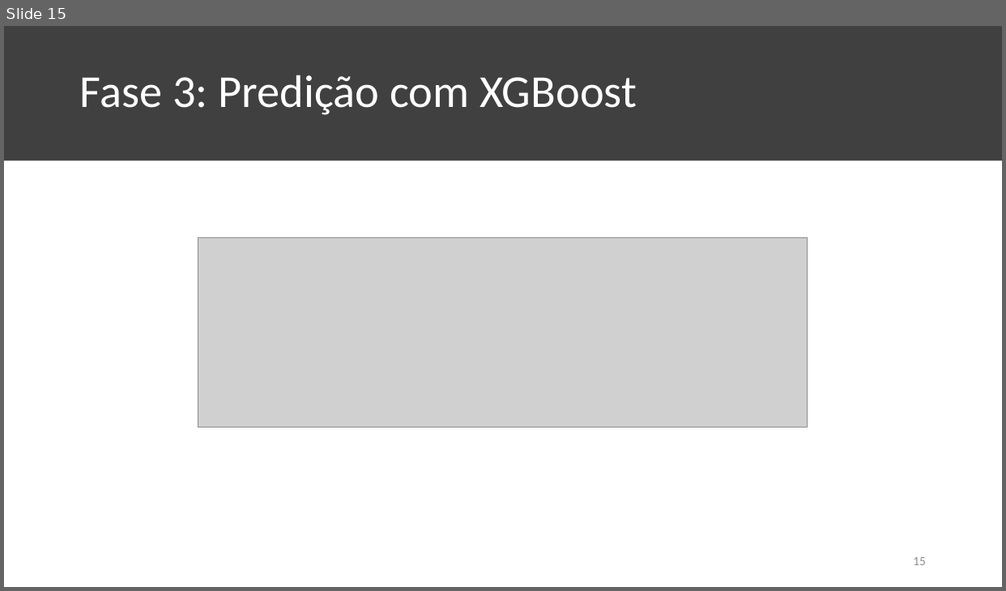
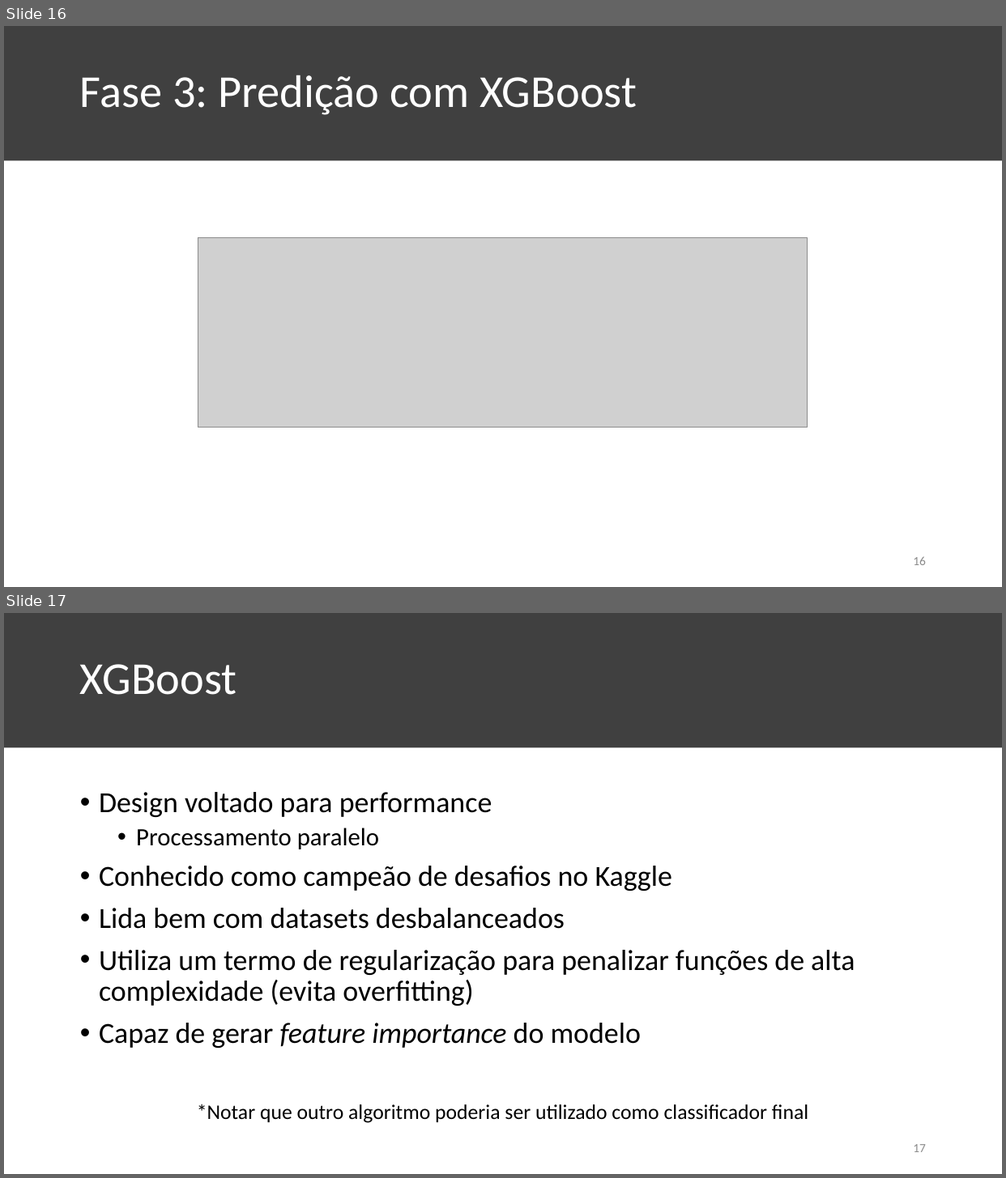
Before and after one commit to KaioAlex/DigitalSecurity, a slide deck: XGBOD-Seminar/XGBOD Seminar.pptx. Shown one above the other, each under a label of ours: slide 15 before the commit, slides 16 and 17 after it. The pictures are 1006x591 and 1006x1178 pixels, drawn with LibreOffice and Linux fonts; fonts in the diff are those of the drawing; grey boxes stand for pictures. Boxes give left, top, right and bottom in pixels: in the first picture for what was removed or moved away, otherwise in the second. Text is boxed around its words. In the diff, an @@ line names an element or a change of style, - is before the commit and + after.

```diff
--- a/XGBOD-Seminar/XGBOD Seminar.pptx
+++ b/XGBOD-Seminar/XGBOD Seminar.pptx
@@ slide 17 added at <box>4,613,1002,1174</box>, background #FFFFFF; not listed: 1 template element that a slide beside it also shows @@
@@ title added at <box>80,664,237,695</box>, 44 pt, text #FFFFFF @@
+XGBoost
@@ text added at <box>99,792,854,1123</box>, 28 pt, text #000000 @@
+• Design voltado para performance
+  • Processamento paralelo
+• Conhecido como campeão de desafios no Kaggle
+• Lida bem com datasets desbalanceados
+• Utiliza um termo de regularização para penalizar funções de alta complexidade (evita overfitting)
+• Capaz de gerar feature importance do modelo
+*Notar que outro algoritmo poderia ser utilizado como classificador final
@@ page number added at <box>913,1144,926,1152</box>, 12 pt, text #8C8C8C @@
+17
@@ what was slide 15 is now slide 16 @@
@@ page number at <box>913,557,926,565</box>: text changed @@
-15
+16
```
Also in this commit, not shown: 2 slides changed, 18 other slides added, 3 slides removed, 1 other file.
